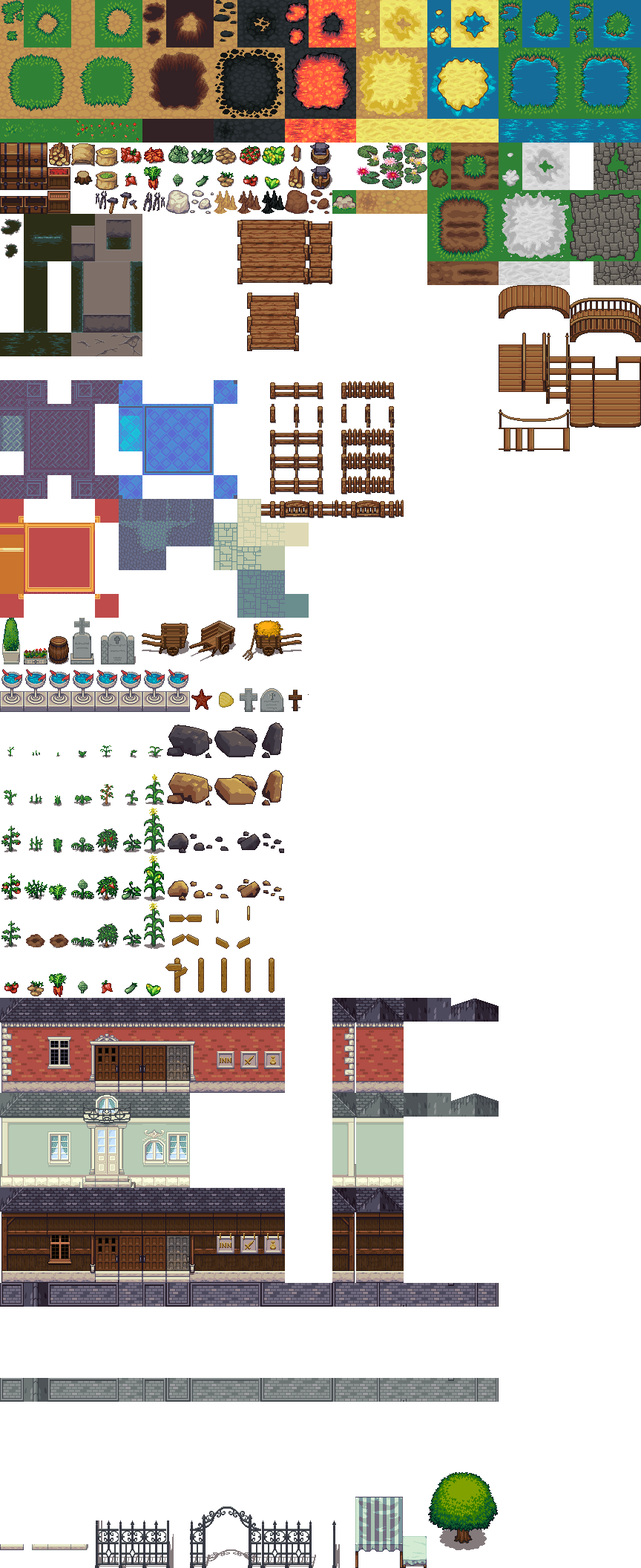
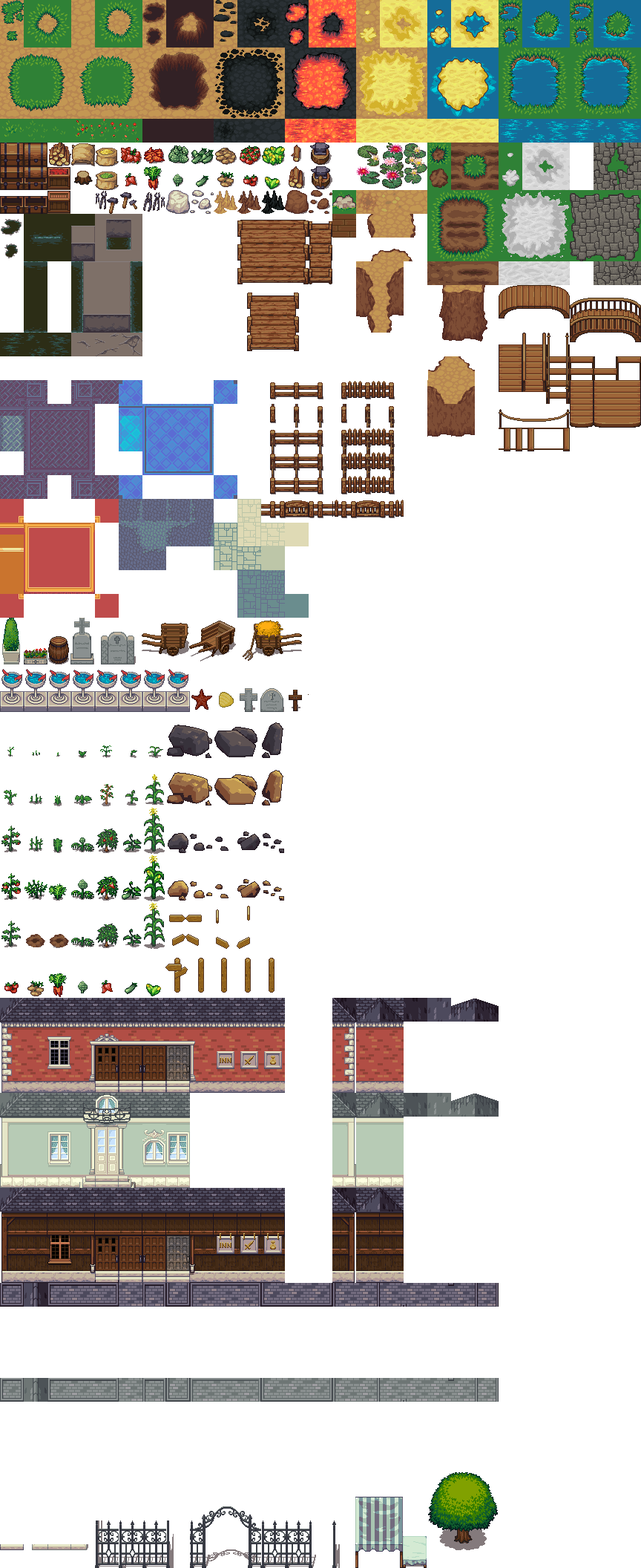
Layers edited between the first and the second 641 × 1568 image:
painted on "town.png" over (332, 213, 488, 437)
